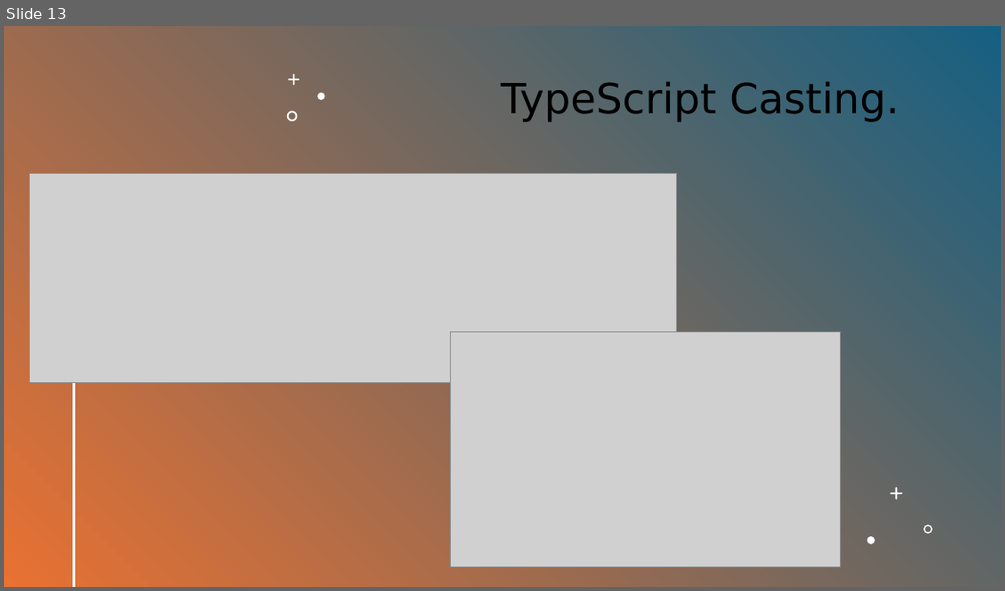
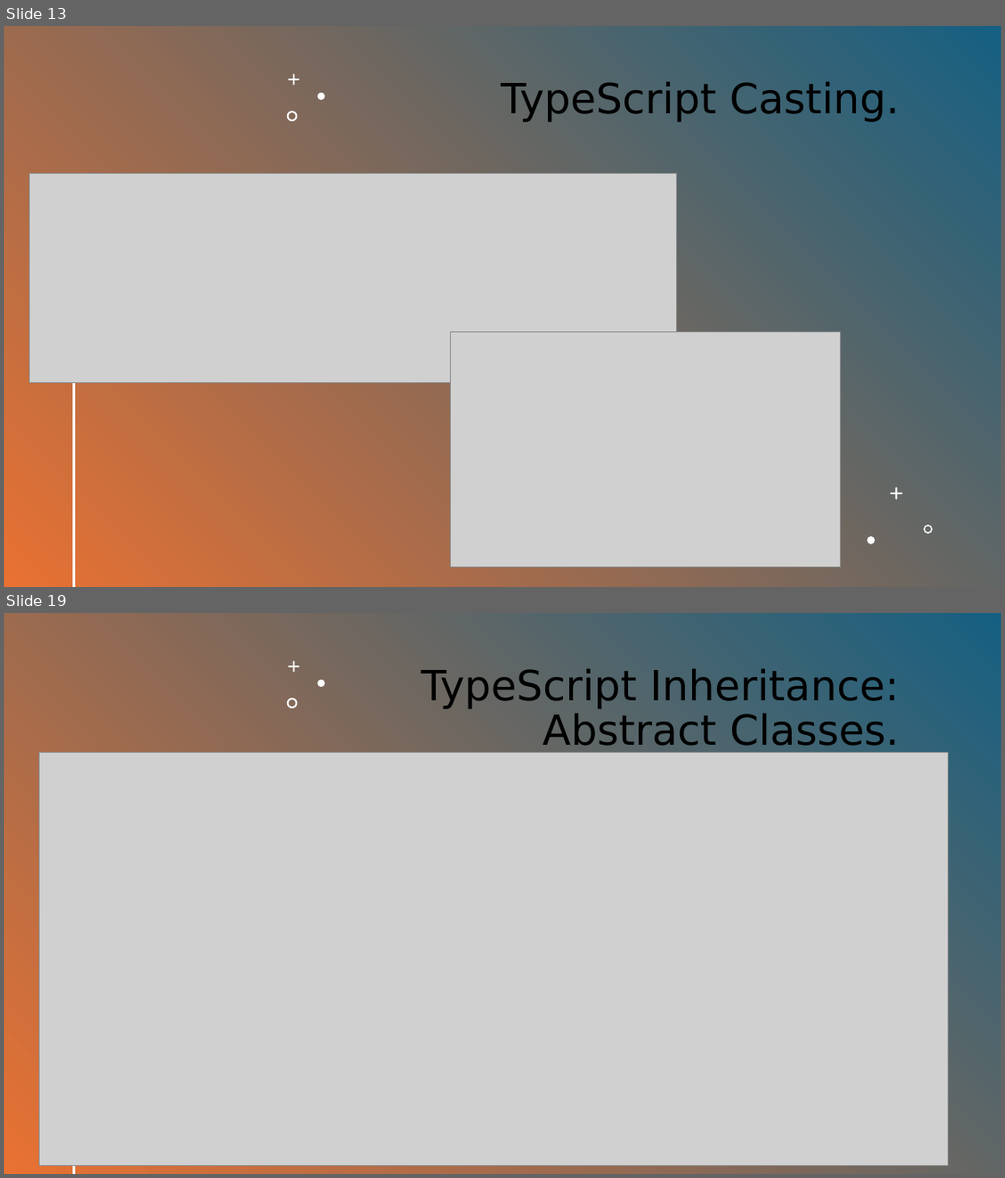
Before and after one commit to RumosProjetos/Acao84091, a slide deck: src/Fundamentos de HTML5, CSS e Javascript/TypeScript.pptx. Shown one above the other, each under a label of ours: slide 13 before the commit, slides 13 and 19 after it; the slides between them are not shown. The pictures are 1005x591 and 1005x1178 pixels, drawn with LibreOffice and Linux fonts; fonts in the diff are those of the drawing; grey boxes stand for pictures. Boxes give left, top, right and bottom in pixels: in the first picture for what was removed or moved away, otherwise in the second. Text is boxed around its words. In the diff, an @@ line names an element or a change of style, - is before the commit and + after.

```diff
--- a/src/Fundamentos de HTML5, CSS e Javascript/TypeScript.pptx
+++ b/src/Fundamentos de HTML5, CSS e Javascript/TypeScript.pptx
@@ slide 19 added at <box>4,613,1001,1174</box>, background #FFFFFF @@
@@ rectangle added at <box>4,613,1001,1174</box>, fill gradient #156082 to #E97132 @@
@@ freeform shape added at <box>288,661,299,672</box>, fill #FFFFFF @@
@@ freeform shape added at <box>317,680,324,687</box>, fill #FFFFFF @@
@@ title added at <box>421,668,899,754</box>, 40 pt, text #000000 @@
+TypeScript Inheritance: Abstract Classes.
@@ freeform shape added at <box>287,698,297,708</box>, fill #FFFFFF @@
@@ picture added at <box>39,752,948,1165</box> @@
@@ line added from (74, 900) to (74, 1173), #FFFFFF 2 pt @@
```
Also in this commit, not shown: 5 slides changed, 2 other slides added.
